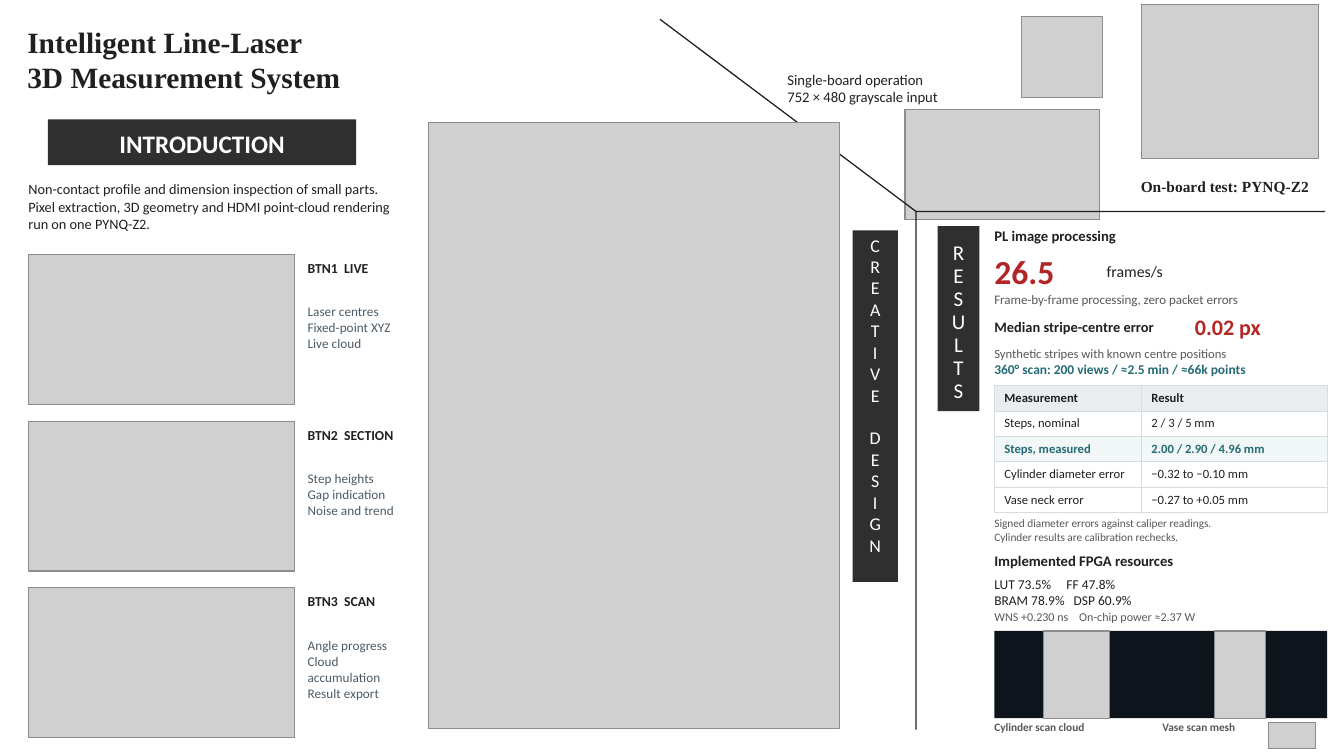
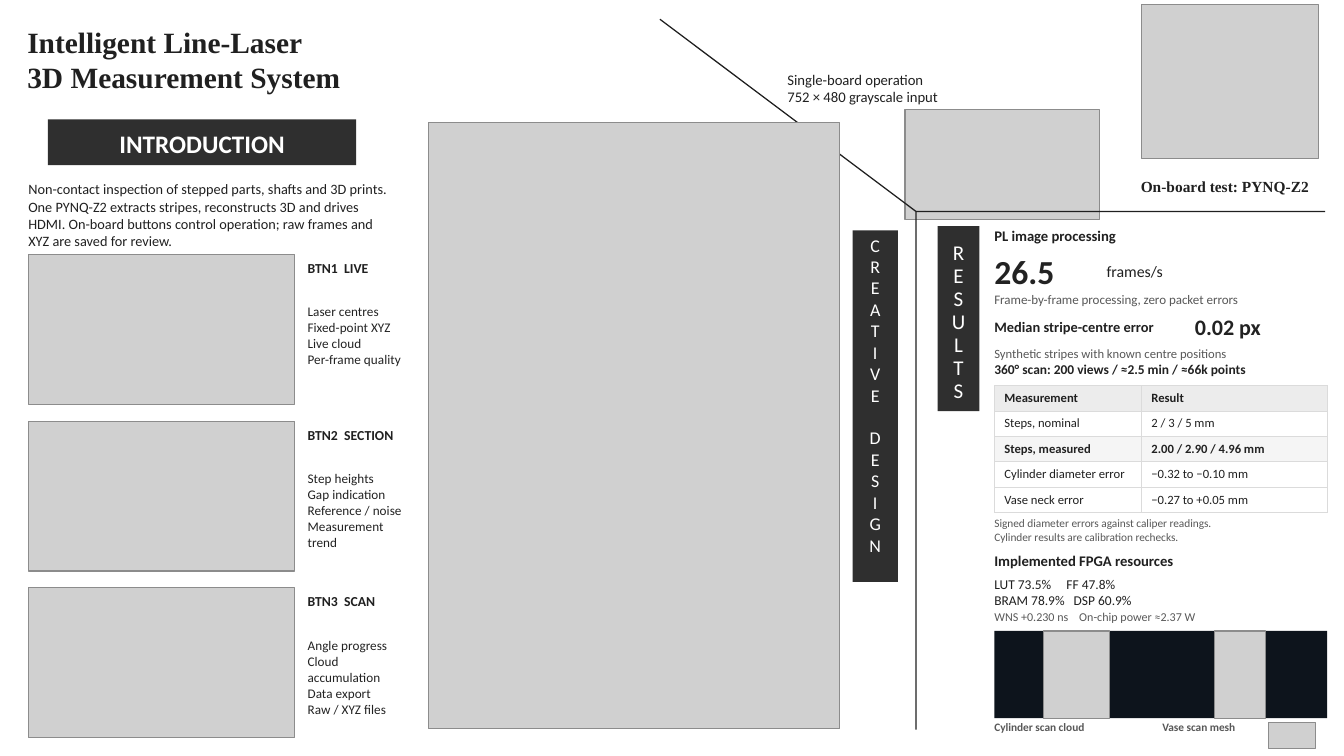
Before and after one commit to ForrestKang/fpga-line-laser-3d-measurement, a slide deck: slide 2 of report/images/poster.pptx. Drawn at 1344x756 pixels with LibreOffice and Linux fonts; fonts in the diff are those of the drawing; grey boxes stand for pictures. Boxes give left, top, right and bottom in pixels: in the first picture for what was removed or moved away, otherwise in the second. Text is boxed around its words. In the diff, an @@ line names an element or a change of style, - is before the commit and + after.

```diff
--- a/report/images/poster.pptx
+++ b/report/images/poster.pptx
@@ picture removed at [1022, 17, 1103, 98] @@
@@ text at [28, 184, 387, 246]: text changed @@
-Non-contact profile and dimension inspection of small parts. Pixel extraction, 3D geometry and HDMI point-cloud rendering run on one PYNQ-Z2.
+Non-contact inspection of stepped parts, shafts and 3D prints. One PYNQ-Z2 extracts stripes, reconstructs 3D and drives HDMI. On-board buttons control operation; raw frames and XYZ are saved for review.
@@ text "26.5" at [994, 261, 1054, 285]: text colour #B32626 to #222222 @@
@@ text at [308, 307, 390, 348]: text colour #4B5A66 to #222222 in "Laser centres", "Fixed-point XYZ", "Live cloud" @@
@@ text "0.02 px" at [1195, 320, 1261, 339]: text colour #B32626 to #222222 @@
@@ text at [308, 355, 401, 366]: paragraph added @@
+Per-frame quality
@@ text "360° scan: 200 views / ..." at [994, 364, 1246, 376]: text colour #246B75 to #222222 @@
@@ table at [994, 385, 1327, 508] @@
@@ fill #E9EDF0 to #ECECEC in row 1 @@
@@ fill #F1F6F6 to #F5F5F5 in row 3 @@
@@ text colour #246B75 to #222222 in "Steps, measured", "2.00 / 2.90 / 4.96 mm" @@
@@ borders changed @@
@@ text at [308, 474, 385, 501]: text colour #4B5A66 to #222222 in "Step heights", "Gap indication" @@
@@ text at [308, 506, 402, 547]: text changed; text colour #4B5A66 to #222222 @@
-Noise and trend
+Reference / noise
+Measurement trend
@@ text at [308, 641, 387, 682]: text colour #4B5A66 to #222222 in "Angle progress", "Cloud accumulation" @@
@@ text at [308, 689, 386, 714]: text changed; text colour #4B5A66 to #222222 @@
-Result export
+Data export
+Raw / XYZ files
```
Also in this commit, not shown: 1 other slide changed, 6 other files.
